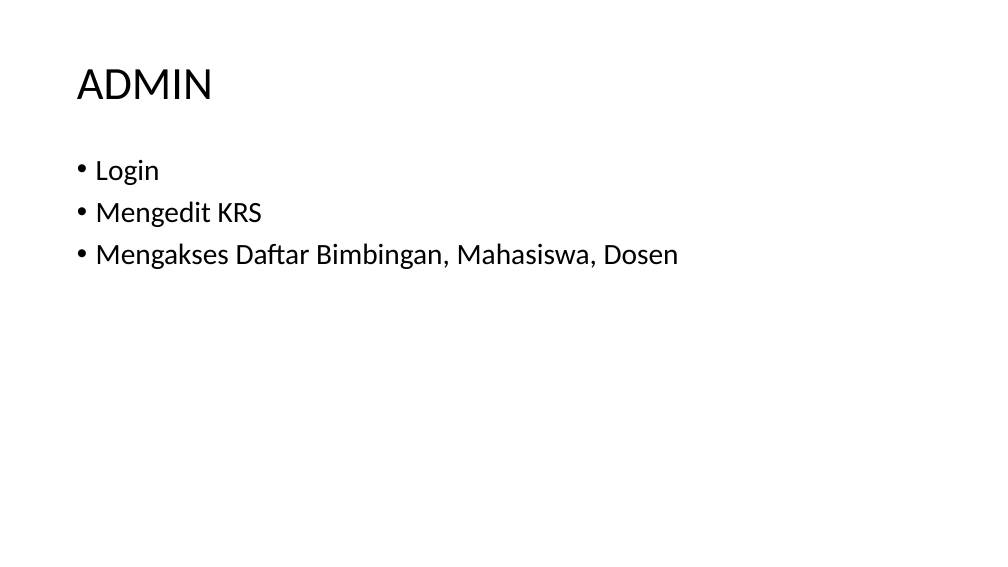
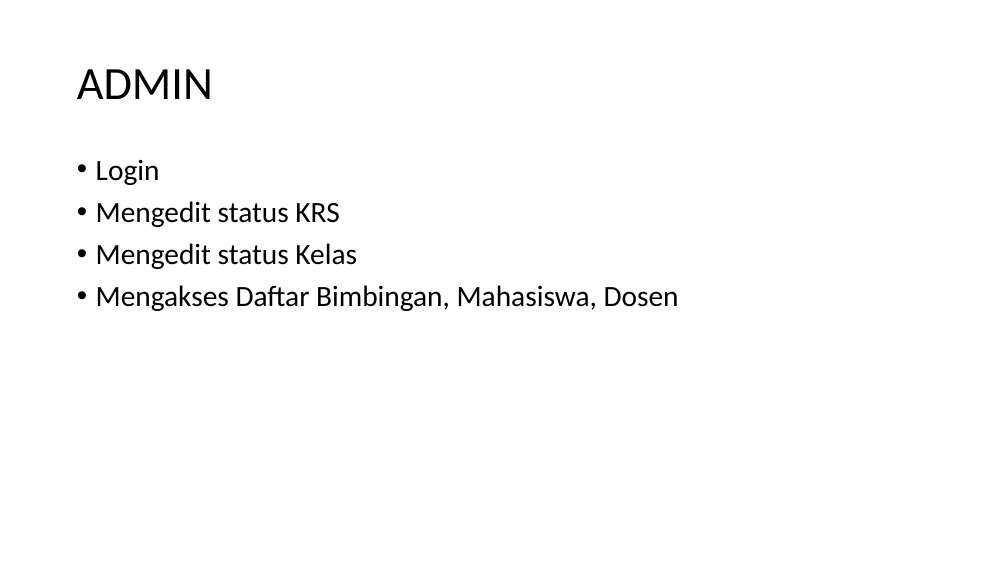
Before and after one commit to dikyrizkyawan/PraktikumWebC, a slide deck: slide 5 of Final Project/ppt.pptx. Drawn at 1008x567 pixels with LibreOffice and Linux fonts; fonts in the diff are those of the drawing. Boxes give left, top, right and bottom in pixels: in the first picture for what was removed or moved away, otherwise in the second. Text is boxed around its words. In the diff, an @@ line names an element or a change of style, - is before the commit and + after.

Commit message:
kurang admin

```diff
--- a/Final Project/ppt.pptx
+++ b/Final Project/ppt.pptx
@@ text at (x1=96, y1=201, x2=357, y2=269): text changed @@
-• Mengedit KRS
+• Mengedit status KRS
+• Mengedit status Kelas
```
Also in this commit, not shown: 6 other files.
